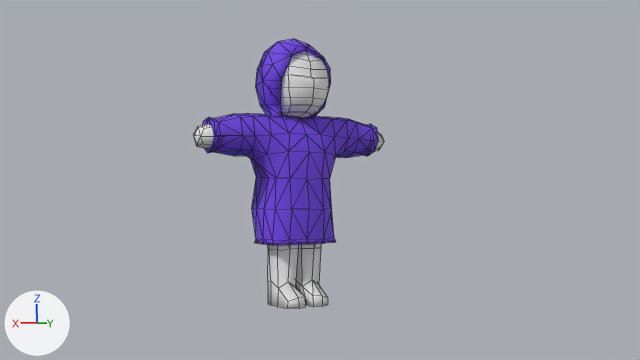
Two versions of the Blender file Assets/Resources/Models/Character/Angel.blend, one commit apart.
Both versions are drawn from the file's camera 'Camera'. The axes (+X, +Y, +Z) are drawn at lower left. The lights are the same throughout. Mesh edges are drawn as thin lines.

The older version as bpy lines, for what is in view:
```python
me_head_002 = bpy.data.meshes.new('Head.002')
me_head_002.from_pydata(...)  # 322 vertices, 354 faces; spans x -3.98..3.98, y -1.23..1.33, z -5.31..4.2
# faces by material slot: [188, 166]
me_head_002.materials.append(mat_basecolor)  # white #e7e7e7
me_head_002.materials.append(mat_transparent)  # green #00e70c
me_head_003 = bpy.data.meshes.new('Head.003')
me_head_003.from_pydata(...)  # 218 vertices, 432 faces; spans x -3.44..3.44, y -1.47..1.17, z -3.48..4.02
me_head_003.materials.append(mat_hoodie)  # purple #7043e7
ob_body = bpy.data.objects.new('Body', me_head_002)
ob_body.location = (0.0, 0.12, 5.31)
ob_hoodie = bpy.data.objects.new('Hoodie', me_head_003)
ob_hoodie.location = (0.01, -0.03, 5.73)
```
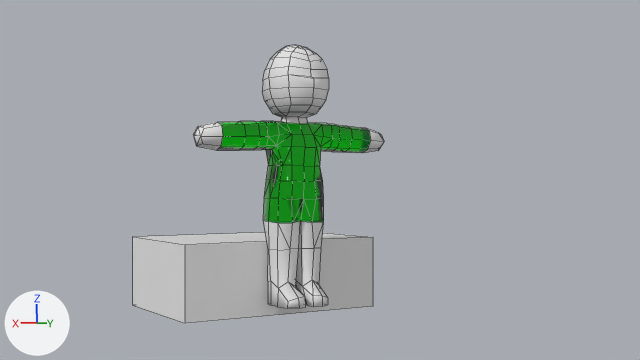
Edits to the scene script, one JSON object a line:
```json
{"op": "add", "block": "me_cube", "code": ["me_cube = bpy.data.meshes.new('Cube')", "me_cube.from_pydata(...)  # a box spanning x -1.0..1.0, y -1.0..1.0, z -1.0..1.0"]}
{"op": "add", "block": "ob_hoodie", "code": "ob_hoodie.hide_set(True)"}
{"op": "add", "block": "ob_cube", "code": ["ob_cube = bpy.data.objects.new('Cube', me_cube)", "ob_cube.location = (0.05, -3.17, 0.9)", "ob_cube.scale = (4.02, 2.65, 1.37)"]}
```

Pixel boxes [x1, y1, x2, y2] of what changed, in the pictures (640 x 360 px):
```json
{"object": "Hoodie", "change": "hidden", "before": [203, 39, 378, 245], "on screen": "purple"}
{"object": "Cube", "change": "added", "after": [133, 232, 373, 323]}
{"object": "Body", "change": "unchanged, uncovered by the edit", "before": [193, 51, 384, 308], "after": [193, 45, 384, 308]}
```
